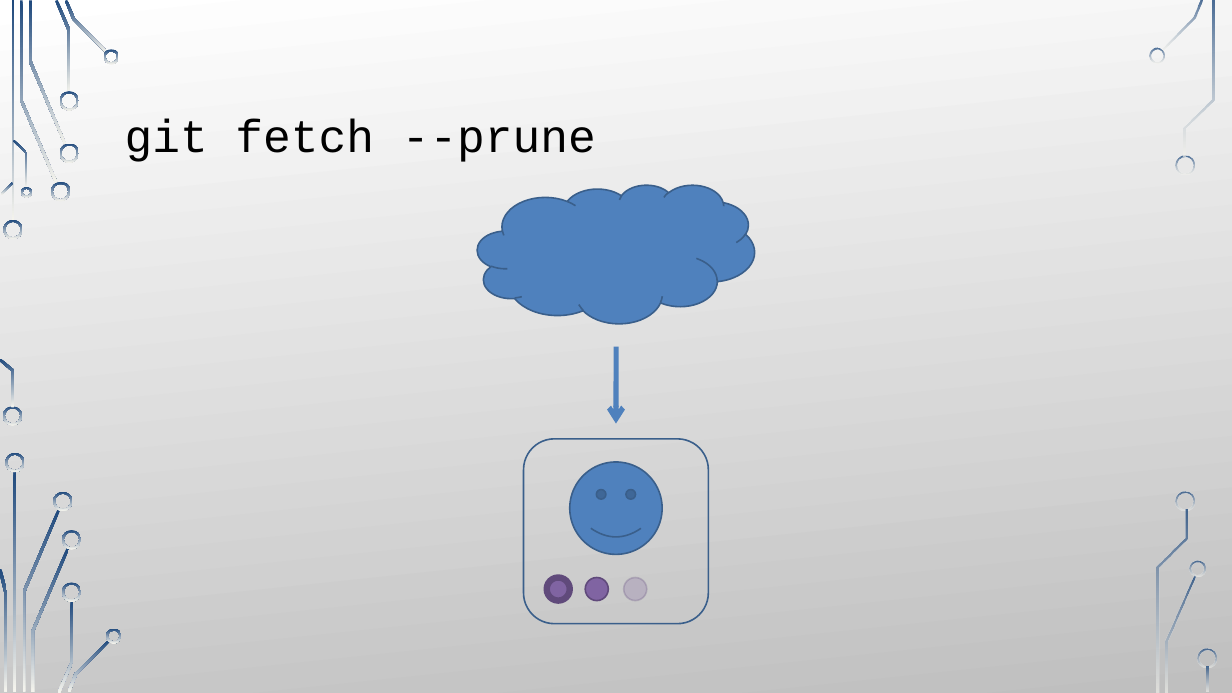
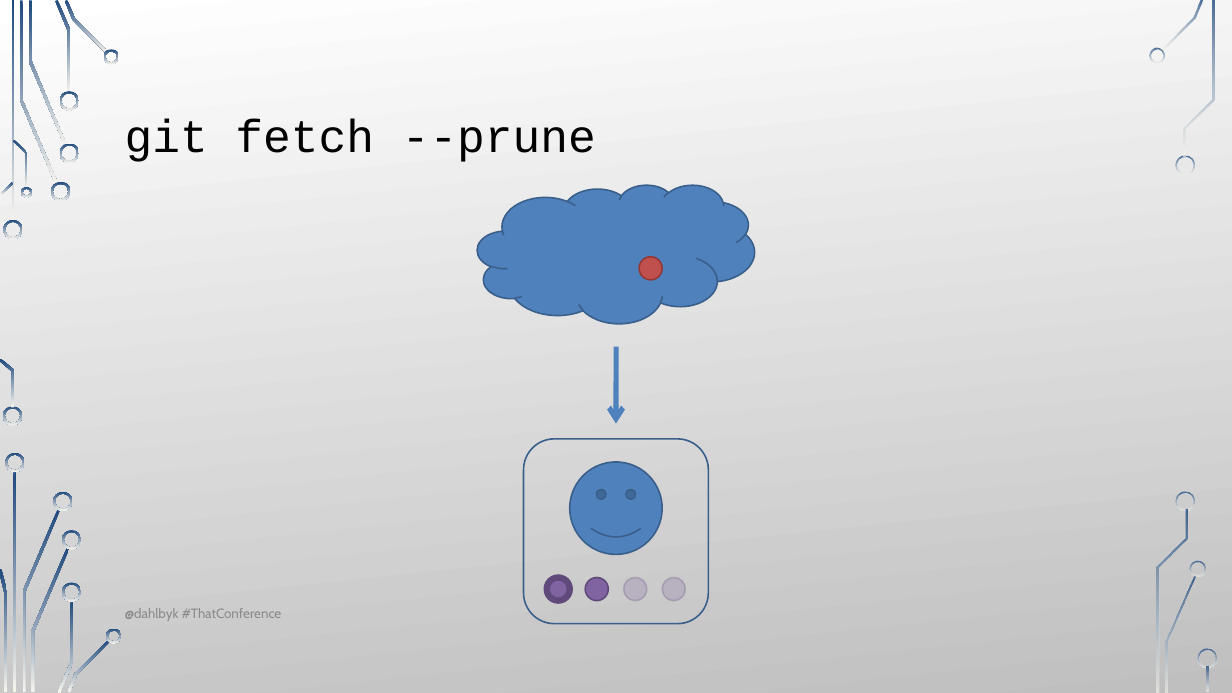
Before and after one commit to dahlbyk/Presentations, a slide deck: slide 35 of UnderstandingGit2/Slides.pptx. Drawn at 1232x693 pixels with LibreOffice and Linux fonts; fonts in the diff are those of the drawing; background and template pictures are left out. Boxes give left, top, right and bottom in pixels: in the first picture for what was removed or moved away, otherwise in the second. Text is boxed around its words. In the diff, an @@ line names an element or a change of style, - is before the commit and + after.

```diff
--- a/UnderstandingGit2/Slides.pptx
+++ b/UnderstandingGit2/Slides.pptx
@@ ellipse added at box(640, 257, 663, 280), fill #C0504D, outline #953735 1.25 pt @@
@@ ellipse added at box(663, 578, 686, 601), fill #8064A2 at 25% opacity, outline #604A7B 1.25 pt @@
@@ text added at box(125, 608, 282, 621), 10.5 pt, text #8C8C8C @@
+@dahlbyk #ThatConference
```
Also in this commit, not shown: 33 other slides changed, 7 slides added, 1 slide removed.
